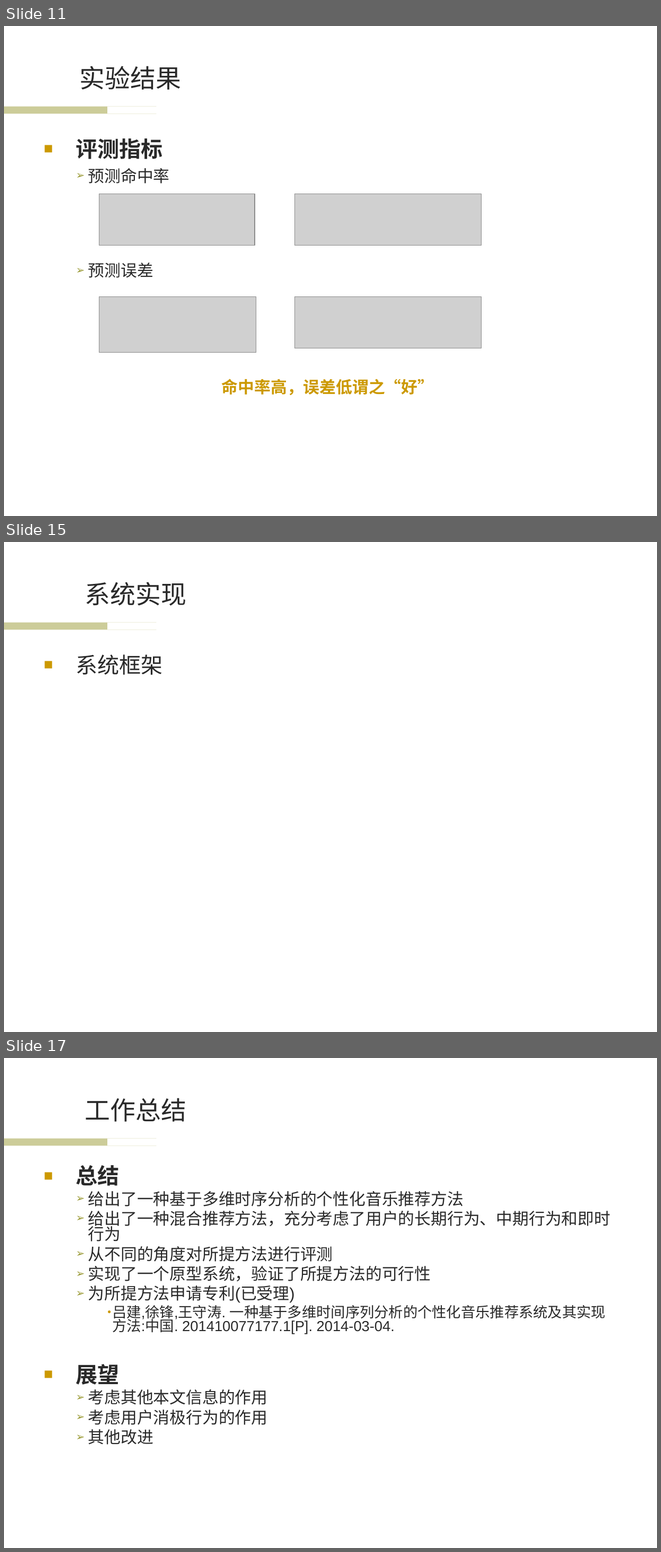
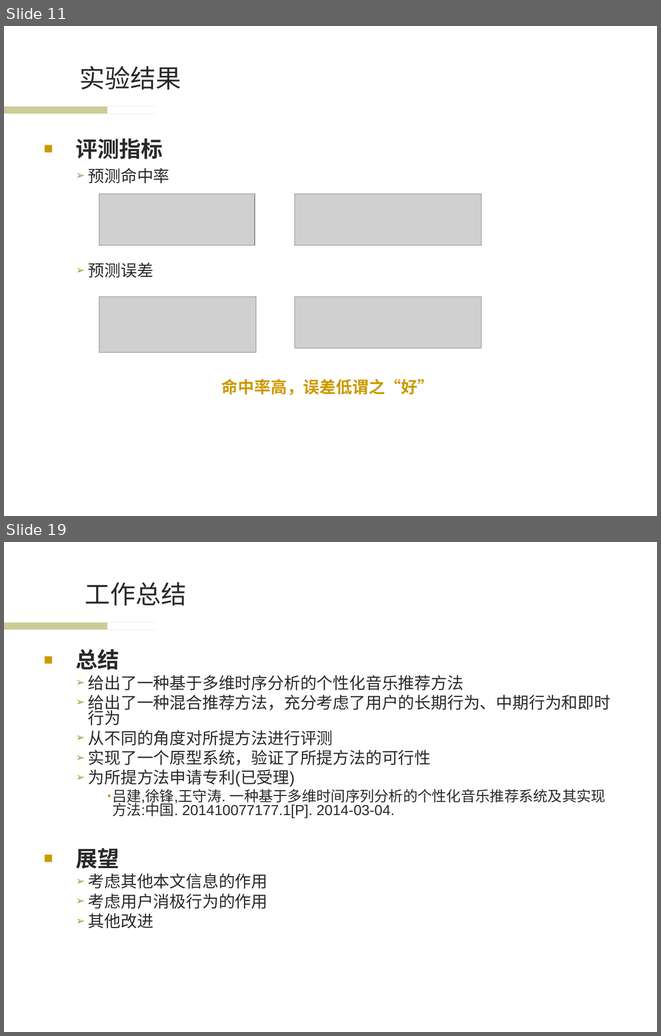
Before and after one commit to wwssttt/NJUThesis, a slide deck: ppt/一种基于时间序列分析的个性化音乐推荐系统及其实现.ppt. Shown one above the other, each under a label of ours: slides 11, 15 and 17 before the commit, slides 11 and 19 after it; the slides between them are not shown. The pictures are 661x1552 and 661x1036 pixels, drawn with LibreOffice and Linux fonts; fonts in the diff are those of the drawing; grey boxes stand for pictures; background and template pictures are left out. Boxes give left, top, right and bottom in pixels: in the first picture for what was removed or moved away, otherwise in the second. Text is boxed around its words. In the diff, an @@ line names an element or a change of style, - is before the commit and + after.

```diff
--- a/ppt/一种基于时间序列分析的个性化音乐推荐系统及其实现.ppt
+++ b/ppt/一种基于时间序列分析的个性化音乐推荐系统及其实现.ppt
@@ slide 15 removed at bbox=[4, 542, 657, 1032], background #FFFFFF; not listed: 2 template elements that a slide beside it also shows @@
@@ title removed at bbox=[85, 582, 186, 606] @@
-系统实现
@@ text removed at bbox=[76, 654, 163, 675] @@
-■ 系统框架
@@ what was slide 17 is now slide 19 @@
```
Also in this commit, not shown: 5 slides changed, 3 slides added, 5 other files.
